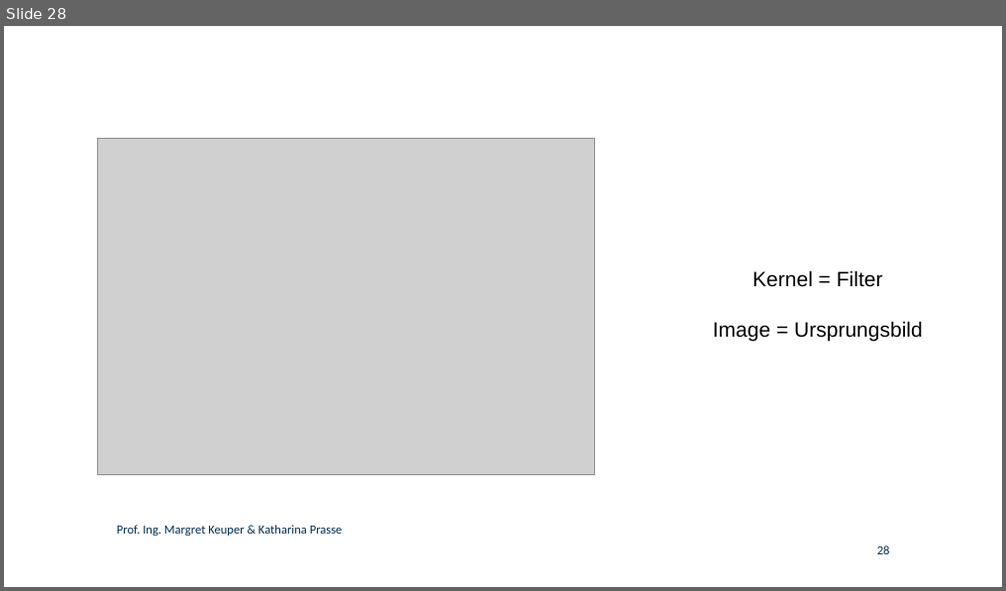
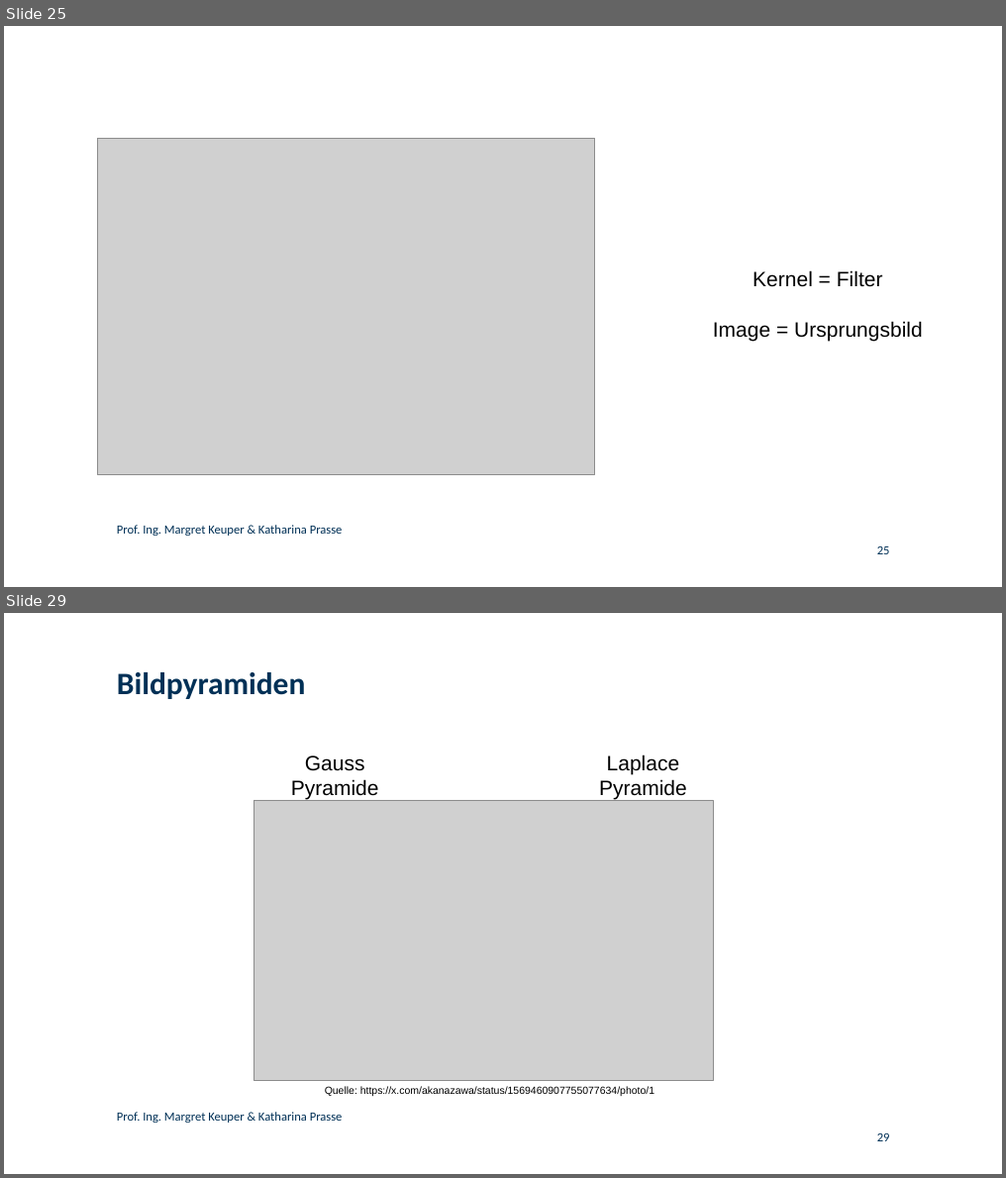
Before and after one commit to KathPra/Pixel-Power, a slide deck: folien_GirlsDay.odp. Shown one above the other, each under a label of ours: slide 28 before the commit, slides 25 and 29 after it; the slides between them are not shown. The pictures are 1006x591 and 1006x1178 pixels, drawn with LibreOffice and Linux fonts; fonts in the diff are those of the drawing; grey boxes stand for pictures; background and template pictures are left out. Boxes give left, top, right and bottom in pixels: in the first picture for what was removed or moved away, otherwise in the second. Text is boxed around its words. In the diff, an @@ line names an element or a change of style, - is before the commit and + after.

Commit message:
Folien für Bildpyramiden hinzugefügt

```diff
--- a/folien_GirlsDay.odp
+++ b/folien_GirlsDay.odp
@@ slide 29 added at (x1=4, y1=613, x2=1002, y2=1174), background #FFFFFF @@
@@ title added at (x1=117, y1=672, x2=305, y2=699), 30 pt, text #003056, bold @@
+Bildpyramiden
@@ text added at (x1=291, y1=756, x2=379, y2=800), 20 pt, text #000000 @@
+Gauss Pyramide
@@ text added at (x1=599, y1=755, x2=687, y2=800), 20 pt, text #000000 @@
+Laplace Pyramide
@@ picture added at (x1=253, y1=800, x2=713, y2=1080) @@
@@ text added at (x1=325, y1=1086, x2=654, y2=1096), 10 pt, text #000000 @@
+Quelle: https://x.com/akanazawa/status/1569460907755077634/photo/1
@@ text added at (x1=117, y1=1112, x2=343, y2=1123), 12 pt, text #003056 @@
+Prof. Ing. Margret Keuper & Katharina Prasse
@@ page number added at (x1=877, y1=1134, x2=890, y2=1142), 12 pt, text #003056 @@
+29
@@ what was slide 28 is now slide 25 @@
@@ page number at (x1=877, y1=547, x2=890, y2=555): text changed @@
-28
+25
```
Also in this commit, not shown: 3 slides changed, 4 other slides added, 1 slide removed.
